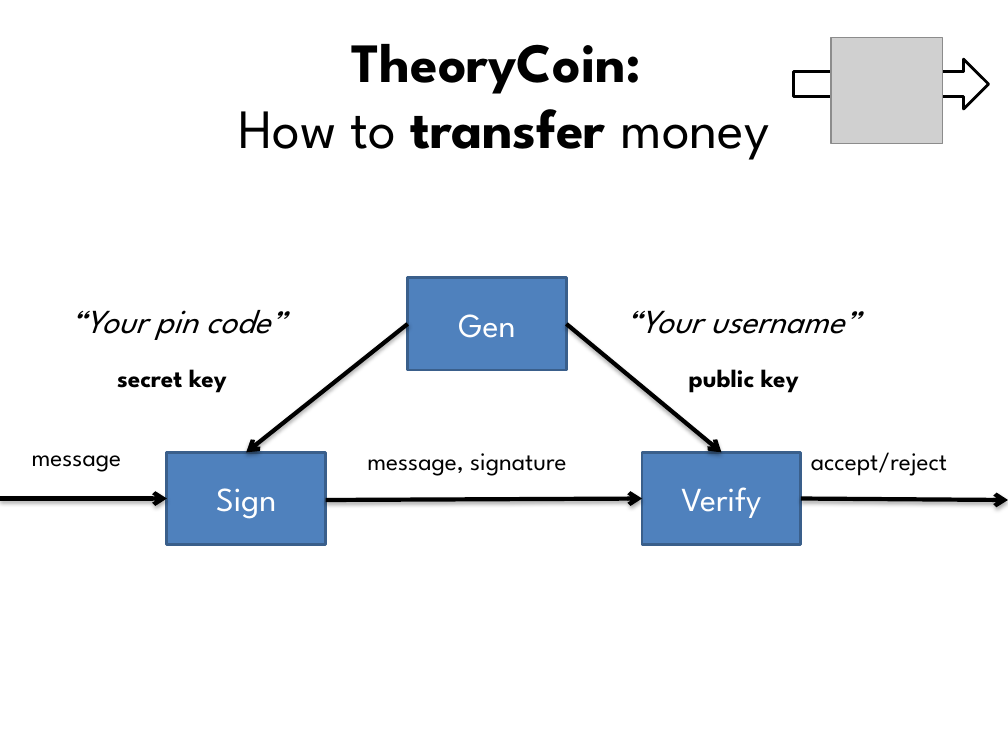
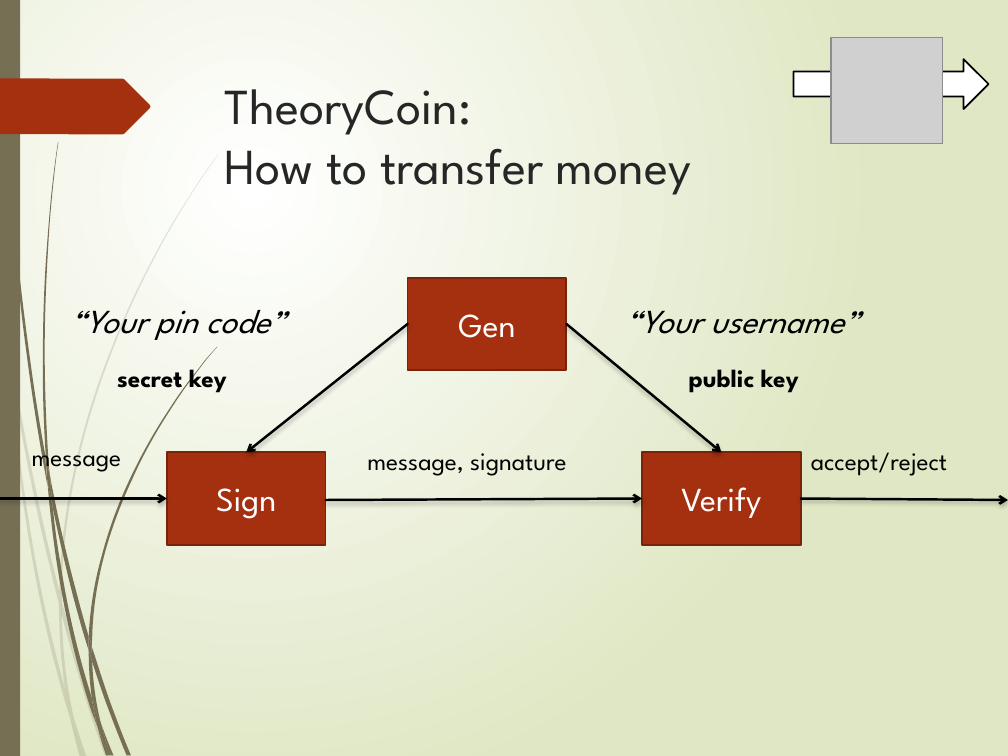
Before and after one commit to jupadhya1/Twitter-Sentimental-Analysis, a slide deck: slide 17 of BTC-Mining.pptx. Drawn at 1008x756 pixels with LibreOffice and Linux fonts; fonts in the diff are those of the drawing; grey boxes stand for pictures. Boxes give left, top, right and bottom in pixels: in the first picture for what was removed or moved away, otherwise in the second. Text is boxed around its words. In the diff, an @@ line names an element or a change of style, - is before the commit and + after.

```diff
--- a/BTC-Mining.pptx
+++ b/BTC-Mining.pptx
@@ background #FFFFFF to gradient #FFFFFF to #DFE8C4 @@
@@ rectangle added at box(0, 0, 20, 756), fill #766F54 @@
@@ right arrow at box(793, 59, 989, 109): outline #000000 2 pt to #000000 1.25 pt @@
@@ freeform shape added at box(0, 79, 150, 135), fill #A53010 @@
@@ title "TheoryCoin: How to transfer money": place and size @@
-title "TheoryCoin: How to transfer money" at box(239, 44, 770, 160)
+title "TheoryCoin: How to transfer money" at box(224, 89, 691, 195)
@@ title "TheoryCoin: How to transfer money" at box(224, 89, 691, 195): size 39.6 to 36 pt, text colour #000000 to #262626; bold off in "TheoryCoin: transfer"; alignment centre to left; vertical alignment middle to top @@
@@ arrow (407, 324) - (246, 453): stroke #000000 3 pt to #000000 1.75 pt @@
@@ arrow (566, 324) - (722, 453): stroke #000000 3 pt to #000000 1.75 pt @@
@@ fill #4F81BD to #A53010; outline #3A5F8C 2 pt to #7A240C 1.25 pt in 3 elements at box(407, 278, 565, 371), box(167, 453, 326, 545), box(642, 453, 800, 545) @@
@@ arrow (0, 499) - (167, 499): stroke #000000 3 pt to #000000 1.75 pt @@
@@ arrow (326, 500) - (642, 499): stroke #000000 3 pt to #000000 1.75 pt @@
@@ arrow (800, 499) - (1008, 500): stroke #000000 3 pt to #000000 1.75 pt @@
@@ group added at box(0, 154, 219, 756): 10 freeform shapes @@
@@ group added at box(2, 0, 218, 756): 12 freeform shapes @@
```
Also in this commit, not shown: 33 other slides changed.
